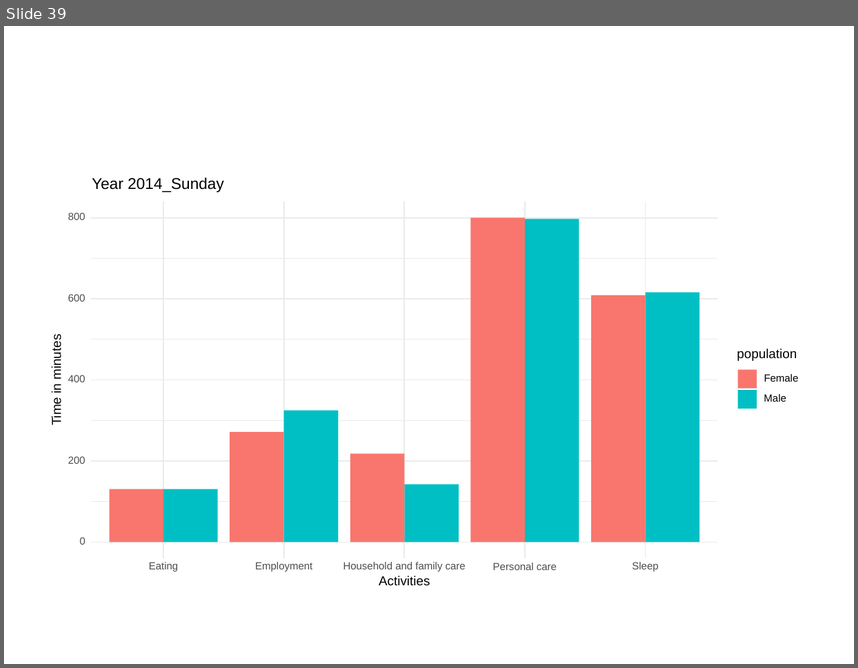
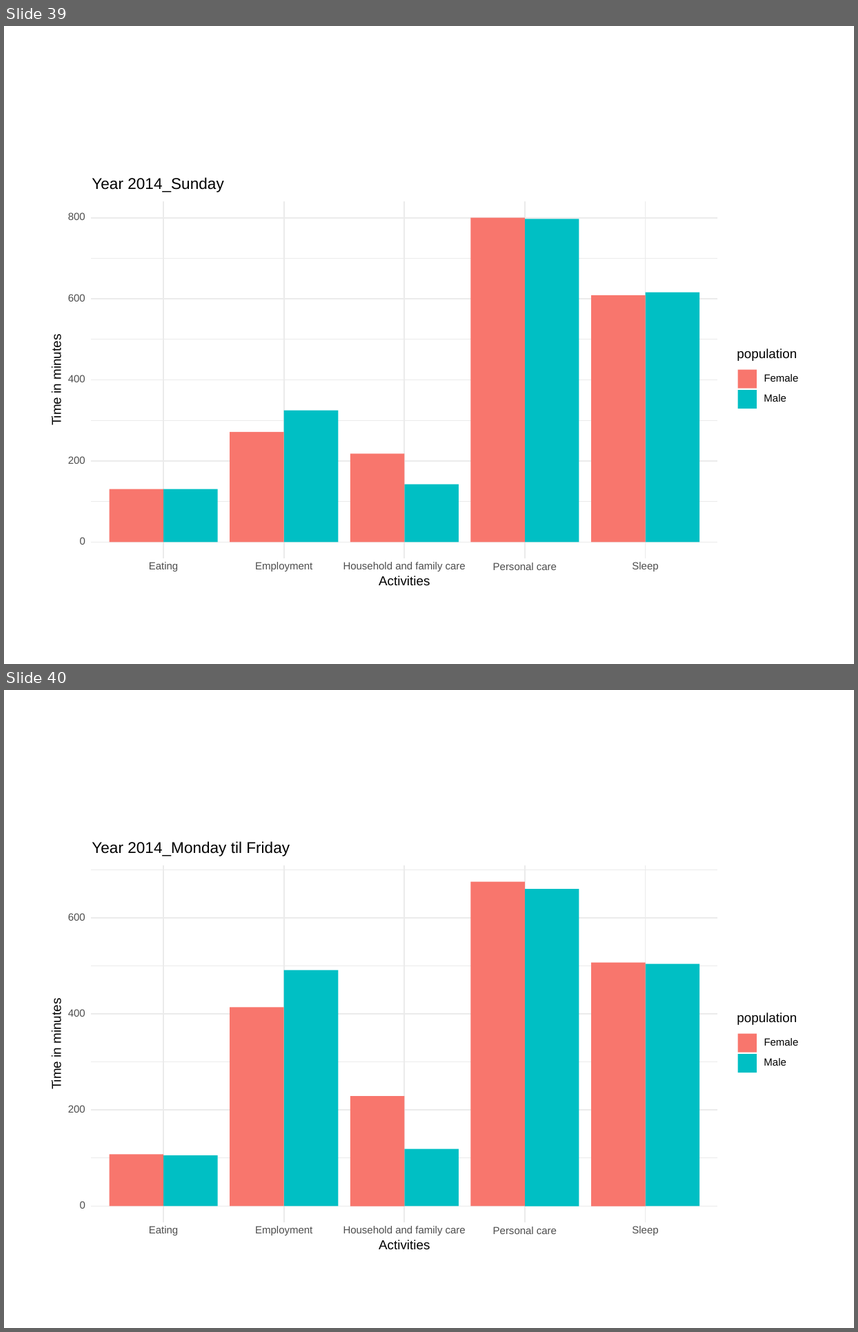
Before and after one commit to rbind/b-rodrigues.github.com, a slide deck: content/blog/test.pptx. Shown one above the other, each under a label of ours: slide 39 before the commit, slides 39 and 40 after it. The pictures are 858x668 and 858x1332 pixels, drawn with LibreOffice and Linux fonts; fonts in the diff are those of the drawing. Boxes give left, top, right and bottom in pixels: in the first picture for what was removed or moved away, otherwise in the second. Text is boxed around its words. In the diff, an @@ line names an element or a change of style, - is before the commit and + after.

```diff
--- a/content/blog/test.pptx
+++ b/content/blog/test.pptx
@@ slide 40 added at box(4, 690, 854, 1328), background #FFFFFF @@
@@ group added at box(47, 839, 811, 1259): 15 texts, 13 rectangles, 13 freeform shapes @@
+0
+200
+400
+600
+Eating
+Employment
+Household and family care
+Personal care
+Sleep
+Activities
+Time in minutes
+population
+Female
+Male
+Year 2014_Monday til Friday
```
Also in this commit, not shown: 2 other slides added, 6 other files.
